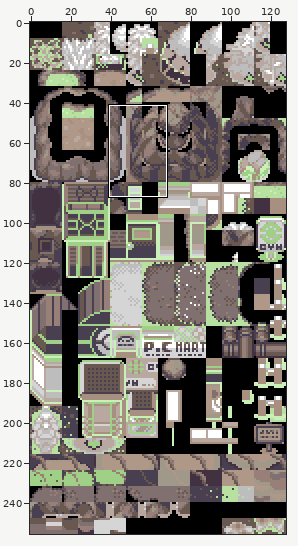
Sprite sheet -- data/tilesets/primary/general/tiles.png. The picture above shows the old version from afar; the outline marks the close-up.
Close-up. First the earlier version:
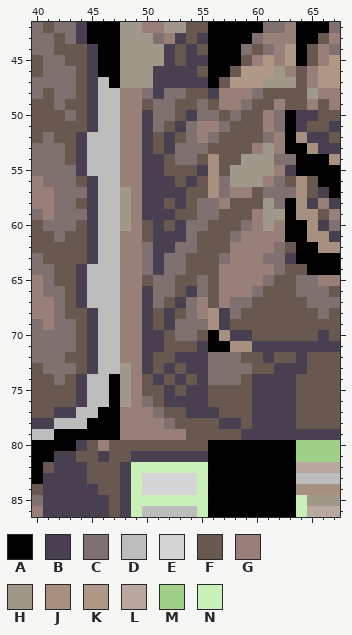
The file is 128x256 pixels. Shown: x 40..67, y 42..86.
Palette (. is transparent): A #000000  B #484050  C #807070  D #bdbdbd  E #d5d5d5  F #685850  G #988078  H #a09888  J #a89080  K #b09888  L #b8a8a0  M #a0d088  N #c8f0b8
Pixels before, first column x 40:
42 CFCCBAAAHHGGHHFFAAAAACCGAAAC
43 CCFCBAAAHHHCGBFBAAAACGGGAAFG
44 CCFFFBAAHHHHBFBFAAACFCGKAFGC
45 FCCFFBAAHHHHBFBBAAAFGKGKAFGK
46 FCCCFBAAHHHBBBBFAAFKKKHGFGKK
47 CCCCFBDAHHHBBBBBAFKKKHHHFGKK
48 CFCCFBDDGGCBCCFFBGGGCFFFFHGG
49 FFCFFBDDGGFCCFFCFGGCFFGFFGFG
50 FFFCFBDDGGBCCFBCCFCFFGCABBFF
51 FFFFFBDDGGBCFBCGGCFFFGCABFFB
52 FCFFBDDDGGBFBFCGCFFFFCGAJBBF
53 CCCFBDDDGGBFBCCCFFFFGHGAAJBB
54 CCCFBDDDGGBBFCCFJFFHHHCCAAAJ
55 CCCCBDDDGGBBFFFBJFHHHHGBAAAA
56 GCCCFBDDGGBBBFBFJCHHHGCFJFAA
57 GGCCCBDDHGBBBBFFJCGGFCCCJFBA
58 GGCCFBDDHGBBFBFCCGFFFHCAJBGB
59 CGCCCBDDHGBBBFFCCFFFGHHAJJFG
60 FCCCFBDDHGFBFBCCFFFCGHGAAJBC
61 FFCFFBDDGGFBBBCFFFCGGGGAAJJB
62 FFFFFBDDGGCBBCCFFFGGGGCFAAJJ
63 CFFFFBDDGGCBCCFFFCGGGCCBAAAA
64 CCFFBDDDGGCBCCFFFGGGGGCFFAAA
65 GCFFBDDDGGFCCFFCFGGGGCFFCCGG
66 GCCFBDDDGGBCCFBCFGGGCFFFCCCF
67 GGCFBDDDGGBCFBCGFGCCFFFFFCCC
68 GGCFFBDDGGBFBFCGJBCFFFFFFFCF
69 CGCCFBDDGGBFBCCCJBFFFFFFFFFF
70 CCCCFBDDGGBBFCCFAJBBFFFFFFBF
71 CCCCFBDDGGBBFFFBAAJJBBBBBBBB
72 CCCFFBDDGGBFFBBBCCCFFBFFBFFF
73 FCCCFBDDHGBFBFBBCCCCFFBBBFFF
74 FFCFBDDAHGFBFBFBCCCFBBBBFFFF
75 FFFFBDDAHGFFBFBBFFFFBBBBFFFF
76 FFFFBDDAHGCFBBBBFFFFBBBBFFFF
77 FFBBDDAAGGGCFFBBBFFFBBBBFFFF
78 BBDDDAAAGGGGCFFFFBBFBBBBFFFF
79 DDAAAAAAGGGGGGFFFFFBBBBBBBBB
80 AAAABFGFFFFFFFFFAAAAAAAAMMMM
81 AABBFFBFFBBBBBBBAAAAAAAAMMMM
82 AFBBBFFFBNNNNNNNAAAAAAAALLLL
83 ABBBBFFFBNEEEEENAAAAAAAADDDD
84 FBBBBBFFBNEEEEENAAAAAAAAJJJJ
85 CBBBBBBFBNNNNNNNAAAAAAAANHHH
86 GBBBBBBFBNDDDDDNAAAAAAAANLLL
And afterwards:
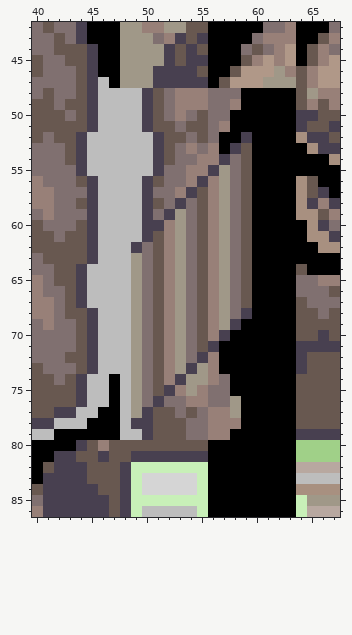
Commit: tiles for sideways stairs
The exact change:
Changed rows in their new state; - is an unchanged pixel.
first column x 48:
48 DDBF-GGGCCCAAAAA
49 DDBF-GGGCC-AAAAA
50 DD-F-GCF-CAAAAA-
51 DD-F-CFFCGAAAAA-
52 DDDBF--F-AABAAA-
53 DDDBF-G-GAB-AAA-
54 DDD----GGBCFAAAA
55 DDD-CCGGBHCFAAAA
56 DD-FCCGBGHCFAAAA
57 DD-CCGB-GHCFAAAA
58 DD-FC-CFGHC-AAA-
59 DD-C-HCFGHC-AAA-
60 DDB-GH-FGHCFAAA-
61 DDBFGH--GH-FAAA-
62 DB-FGH--GHCFAAAA
63 DH-FGHC-GHCFAAAA
64 DH-FGHC-GHCFAAAA
65 DHCFGHCFGHCFAAAA
66 DHCFGHCFGHCFAAAA
67 DHCFGH-FGH-FAAAA
68 DHC-GH-FGH-BAAAA
69 DHC-GH-FGHBAAAAA
70 DHCFGH--GBAAAAAA
71 DHCFGHCFB-AAAAAA
72 DHC-GHC-GAAAAAAA
73 DHC-GH-HGAAAAAAA
74 DHCFG-HHG-AAAAAA
75 DHC--GHGCCAAAAAA
76 DH-BCCGGCCHAAAAA
77 DHBF-CFCGGHAAAAA
78 DBBFF-CCGGGAAAAA
79 DDBFFFCCGGAAAAAA
Boxes around the changes in both close-ups, in picture pixels (x1, y1, x2, y2):
changed: (120, 88, 296, 440)
